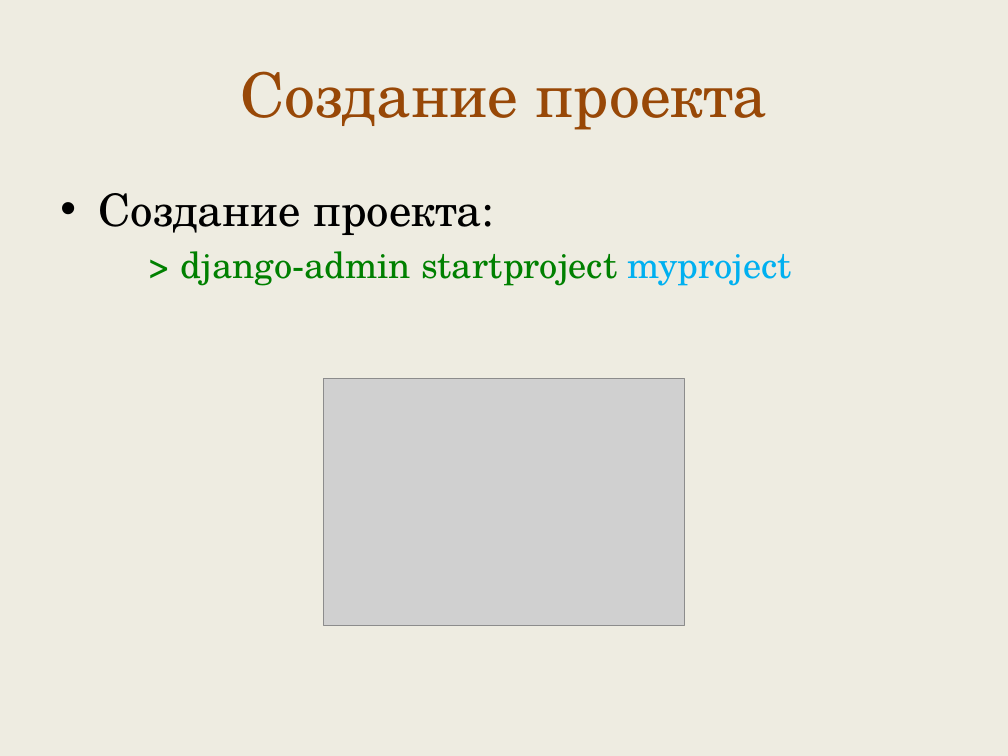
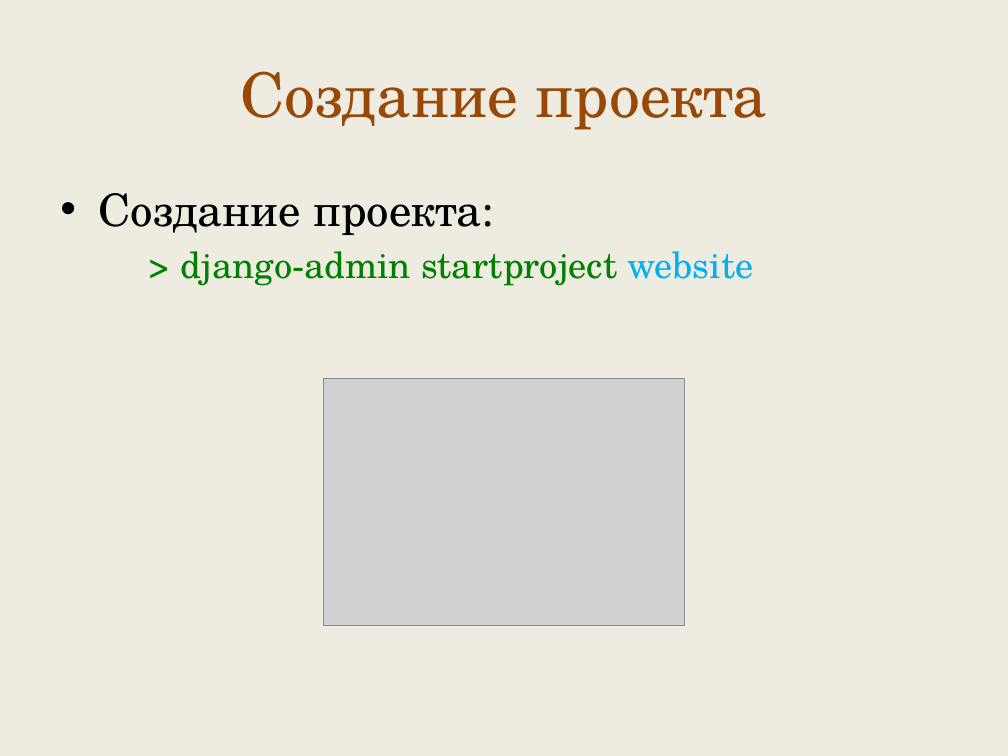
Before and after one commit to maxchv/LearnPython, a slide deck: slide 8 of week11/intro_django.pptx. Drawn at 1008x756 pixels with LibreOffice and Linux fonts; fonts in the diff are those of the drawing; grey boxes stand for pictures. Boxes give left, top, right and bottom in pixels: in the first picture for what was removed or moved away, otherwise in the second. Text is boxed around its words. In the diff, an @@ line names an element or a change of style, - is before the commit and + after.

```diff
--- a/week11/intro_django.pptx
+++ b/week11/intro_django.pptx
@@ text at (181,251,754,286): text changed @@
-> django-admin startproject myproject
+> django-admin startproject website
```
Also in this commit, not shown: 1 other slide changed, 19 other files.
